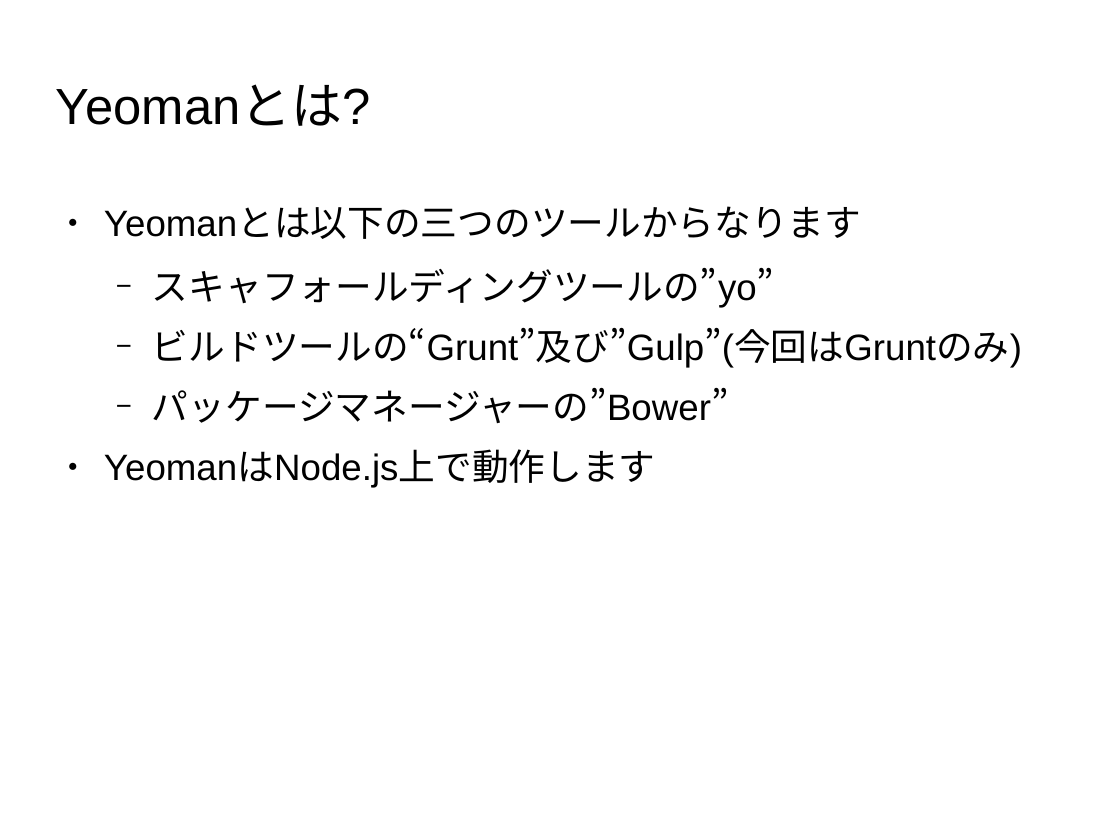
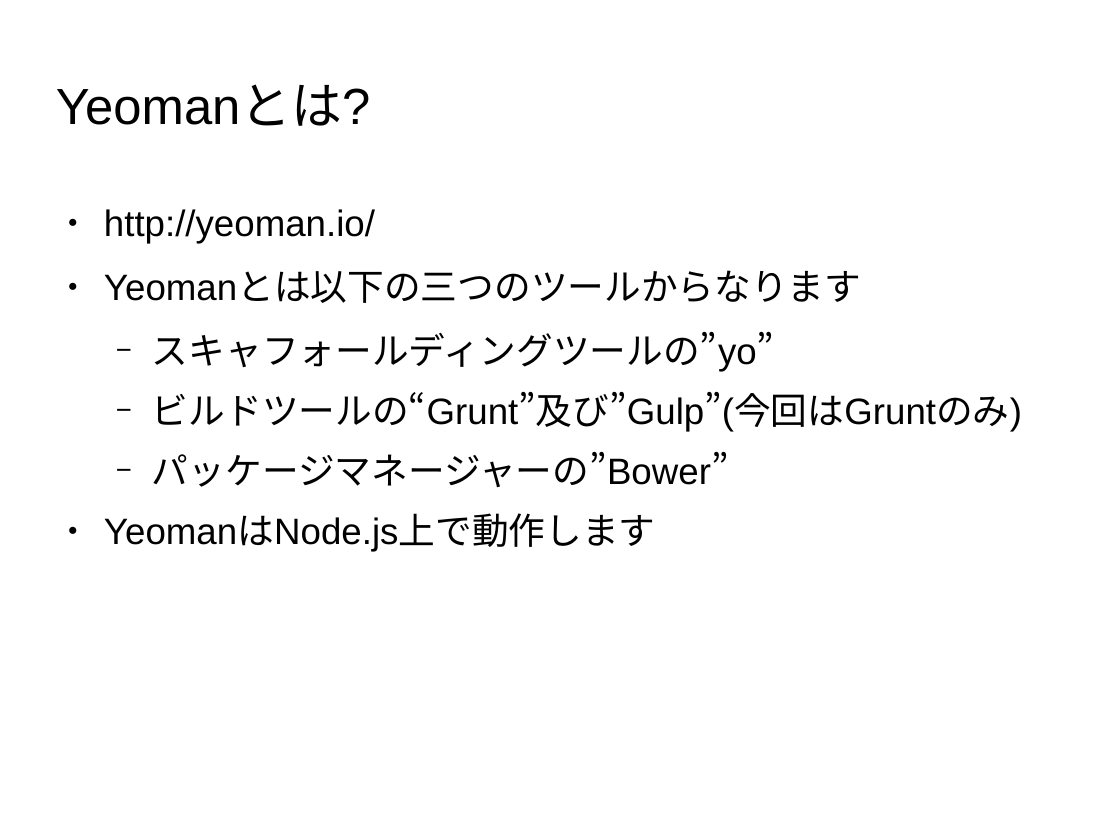
Before and after one commit to masakura/yeoman-presentation, a slide deck: slide 16 of yeoman-presentation.odp. Drawn at 1120x840 pixels with LibreOffice and Linux fonts; fonts in the diff are those of the drawing; background and template pictures are left out. Boxes give left, top, right and bottom in pixels: in the first picture for what was removed or moved away, otherwise in the second. Text is boxed around its words. In the diff, an @@ line names an element or a change of style, - is before the commit and + after.

```diff
--- a/yeoman-presentation.odp
+++ b/yeoman-presentation.odp
@@ text at [104,209,375,243]: paragraph added @@
+● http://yeoman.io/
```
Also in this commit, not shown: 4 other slides changed, 20 slides added, 1 slide removed.
